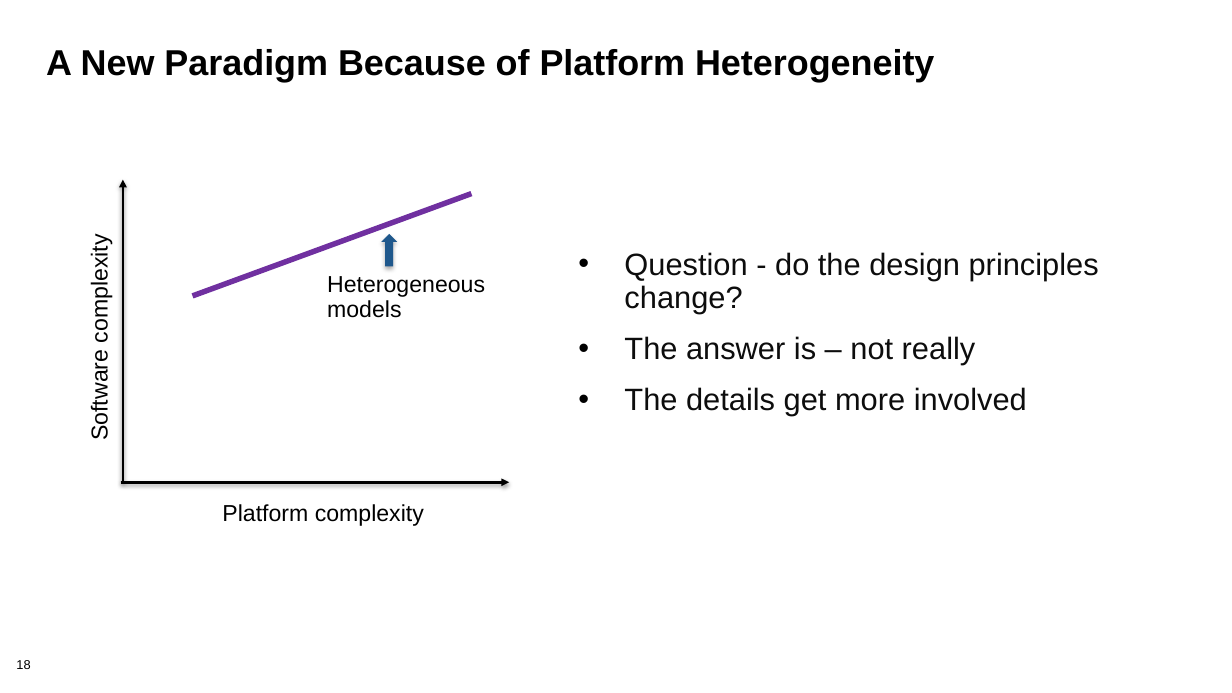
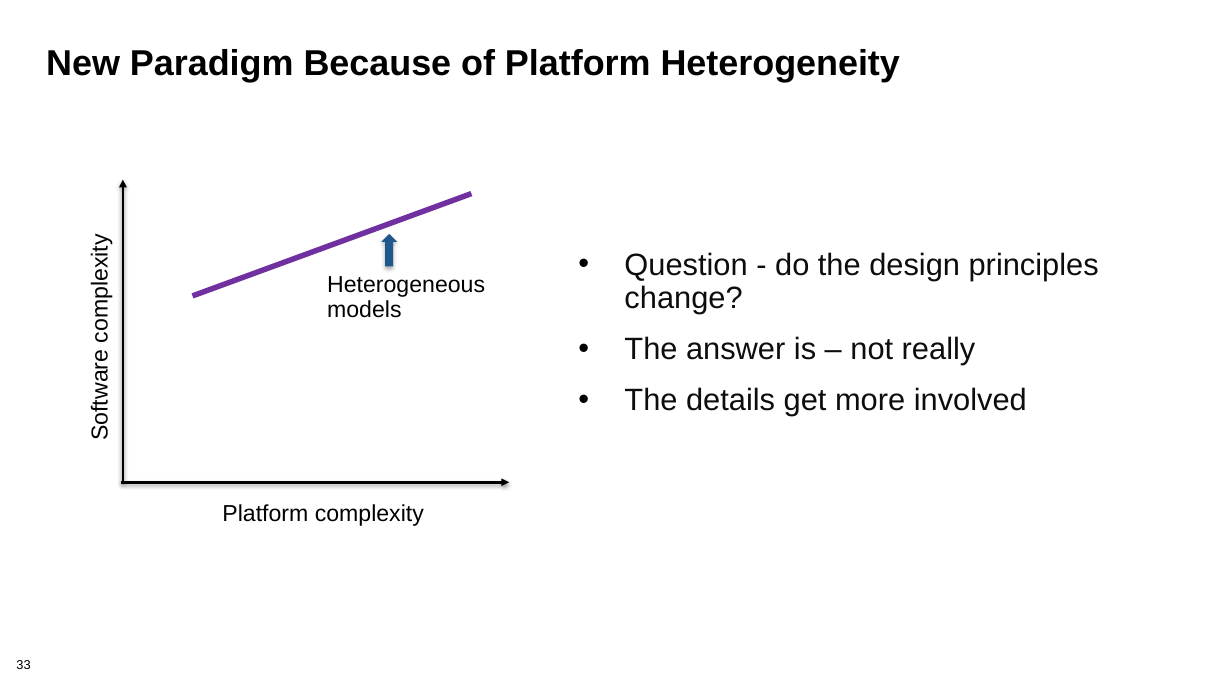
Before and after one commit to bssw-tutorial/presentations, a slide deck: slide 33 of design.pptx (slide 18 before the commit). Drawn at 1232x693 pixels with LibreOffice and Linux fonts; fonts in the diff are those of the drawing; background and template pictures are left out. Boxes give left, top, right and bottom in pixels: in the first picture for what was removed or moved away, otherwise in the second. Text is boxed around its words. In the diff, an @@ line names an element or a change of style, - is before the commit and + after.

```diff
--- a/design.pptx
+++ b/design.pptx
@@ title at (46,49,900,82): text changed @@
-A New Paradigm Because of Platform Heterogeneity
+New Paradigm Because of Platform Heterogeneity
@@ page number at (16,660,30,669): text changed @@
-18
+33
```
Also in this commit, not shown: 8 other slides changed, 40 slides added, 15 slides removed, 1 other file.
